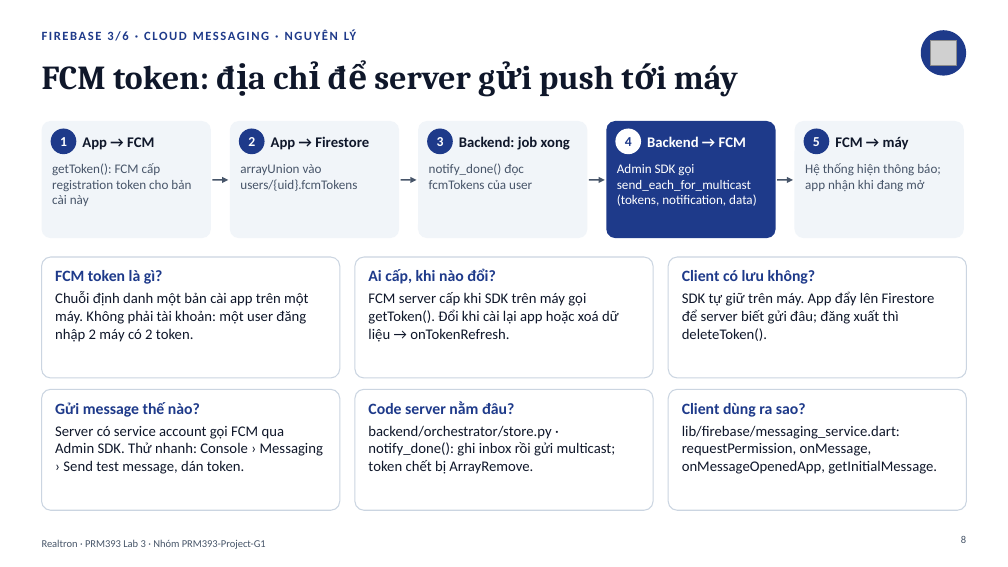
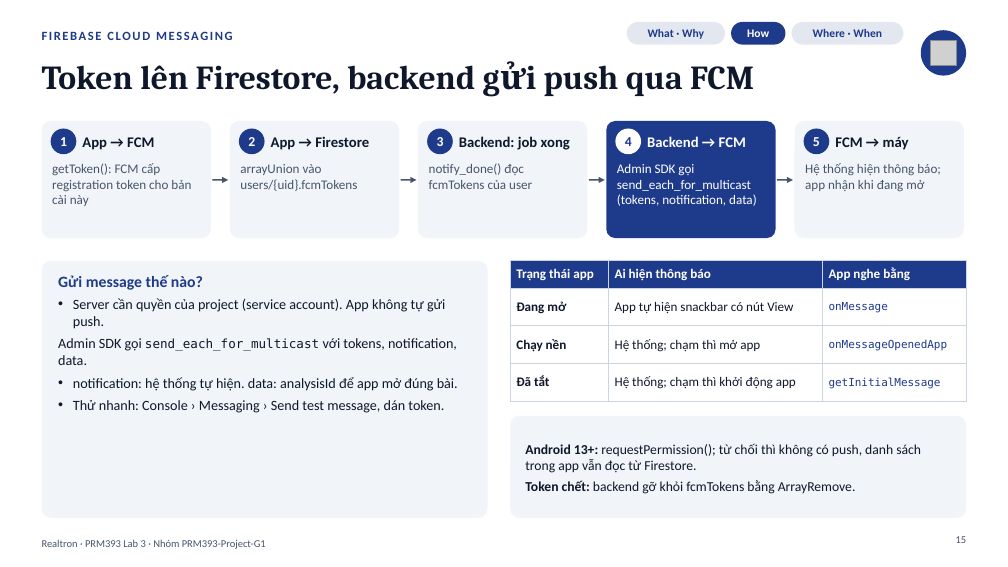
Before and after one commit to PRM393-Project-G1/Lab3, a slide deck: slide 15 of slides/Lab03_G1_slides.pptx (slide 8 before the commit). Drawn at 1008x567 pixels with LibreOffice and Linux fonts; fonts in the diff are those of the drawing; grey boxes stand for pictures. Boxes give left, top, right and bottom in pixels: in the first picture for what was removed or moved away, otherwise in the second. Text is boxed around its words. In the diff, an @@ line names an element or a change of style, - is before the commit and + after.

```diff
--- a/slides/Lab03_G1_slides.pptx
+++ b/slides/Lab03_G1_slides.pptx
@@ rounded rectangle added at (627, 22, 725, 45), fill #1E3A8A at 12% opacity @@
@@ text added at (648, 29, 704, 39), 11 pt, text #1E3A8A, bold @@
+What · Why
@@ rounded rectangle added at (731, 22, 786, 45), fill #1E3A8A @@
@@ text added at (747, 29, 769, 37), 11 pt, text #FFFFFF, bold @@
+How
@@ rounded rectangle added at (792, 22, 904, 45), fill #1E3A8A at 12% opacity @@
@@ text added at (813, 29, 882, 37), 11 pt, text #1E3A8A, bold @@
+Where · When
@@ text at (42, 31, 232, 40): text changed @@
-FIREBASE 3/6 · CLOUD MESSAGING · NGUYÊN LÝ
+FIREBASE CLOUD MESSAGING
@@ title at (42, 65, 754, 96): text changed @@
-FCM token: địa chỉ để server gửi push tới máy
+Token lên Firestore, backend gửi push qua FCM
@@ rounded rectangle removed at (42, 257, 340, 378) @@
@@ rounded rectangle added at (42, 261, 488, 518), fill #F1F5F9 @@
@@ rounded rectangle removed at (355, 257, 653, 378) @@
@@ text removed at (368, 268, 619, 342) @@
-Ai cấp, khi nào đổi?
-FCM server cấp khi SDK trên máy gọi getToken(). Đổi khi cài lại app hoặc xoá dữ liệu → onTokenRefresh.
@@ table added at (510, 261, 966, 393), 4 rows, 3 columns @@
+Trạng thái app | Ai hiện thông báo | App nghe bằng
+Đang mở | App tự hiện snackbar có nút View | onMessage
+Chạy nền | Hệ thống; chạm thì mở app | onMessageOpenedApp
+Đã tắt | Hệ thống; chạm thì khởi động app | getInitialMessage
@@ rounded rectangle removed at (668, 257, 966, 378) @@
@@ text removed at (55, 270, 308, 342) @@
-FCM token là gì?
-Chuỗi định danh một bản cài app trên một máy. Không phải tài khoản: một user đăng nhập 2 máy có 2 token.
@@ text at (58, 298, 458, 413): text changed; size 14 to 13.5 pt @@
-Server có service account gọi FCM qua Admin SDK. Thử nhanh: Console › Messaging › Send test message, dán token.
+• Server cần quyền của project (service account). App không tự gửi push.
+• Admin SDK gọi send_each_for_multicast với tokens, notification, data.
+• notification: hệ thống tự hiện. data: analysisId để app mở đúng bài.
+• Thử nhanh: Console › Messaging › Send test message, dán token.
@@ text at (58, 275, 203, 290): more space between paragraphs @@
@@ text "Gửi message thế nào?": place and size @@
-text "Gửi message thế nào?" at (55, 402, 323, 474)
+text "Gửi message thế nào?" at (58, 275, 458, 413)
@@ text removed at (682, 270, 935, 341) @@
-Client có lưu không?
-SDK tự giữ trên máy. App đẩy lên Firestore để server biết gửi đâu; đăng xuất thì deleteToken().
@@ rounded rectangle removed at (42, 389, 340, 510) @@
@@ rounded rectangle removed at (355, 389, 653, 510) @@
@@ rounded rectangle removed at (668, 389, 966, 510) @@
@@ text removed at (368, 401, 616, 474) @@
-Code server nằm đâu?
-backend/orchestrator/store.py · notify_done(): ghi inbox rồi gửi multicast; token chết bị ArrayRemove.
@@ rounded rectangle added at (510, 416, 966, 518), fill #F1F5F9 @@
@@ text removed at (682, 403, 937, 474) @@
-Client dùng ra sao?
-lib/firebase/messaging_service.dart: requestPermission, onMessage, onMessageOpenedApp, getInitialMessage.
@@ text added at (525, 443, 921, 494), 13 pt, text #0F172A @@
+Android 13+: requestPermission(); từ chối thì không có push, danh sách trong app vẫn đọc từ Firestore.
+Token chết: backend gỡ khỏi fcmTokens bằng ArrayRemove.
@@ page number at (956, 536, 967, 543): text changed @@
-8
+15
```
Also in this commit, not shown: 6 other slides changed, 20 slides added, 3 slides removed, 7 other files.
